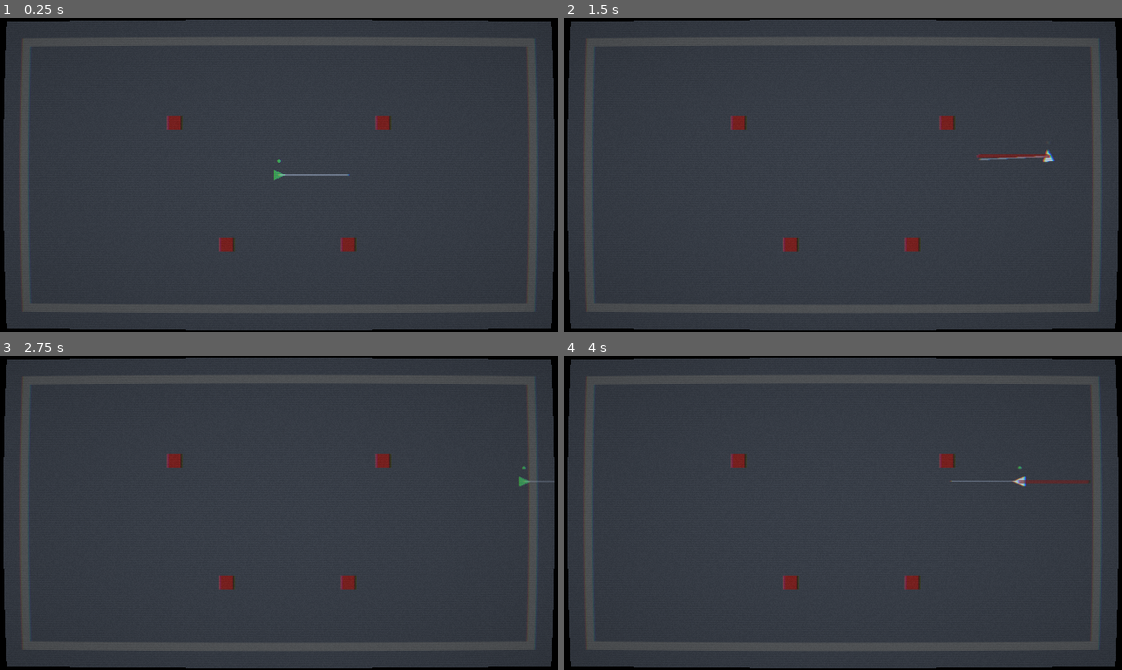
Above: before the commit, frames 1-4 (two rows, left to right).
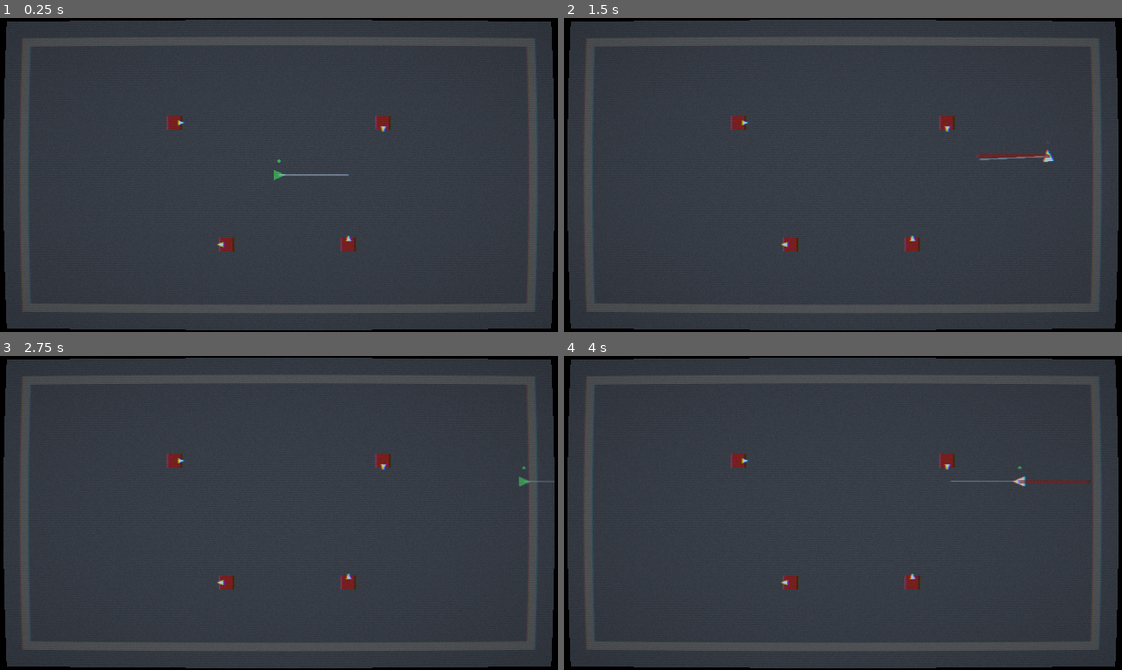
Above: after the commit, the same moments.

Repository: artemiiShabanov/slash-dash-slash
Game: Godot game, scene res://scenes/demos/m3_combat_demo.tscn
Same seed, same stepped clock (60 frames per second), same inputs: the game is played once before the commit and once after it.
Inputs (mouse positions are in pixels of both pictures, inside the frame that each line leads up to):
- Up to frame 1 (0.25 s): no input
- Up to frame 2 (1.5 s): tap Enter at 0.5 s; move the mouse to (965, 159) at 0.52 s; hold D 0.53-1.25 s; click (965, 159) at 0.67 s; tap Space at 0.77 s; drag from (731, 190) to (949, 121) at 1.27 s
- Up to frame 3 (2.75 s): move the mouse to (334, 443) at 2.02 s; hold D from 2.03 s (still down)
- Up to frame 4 (4 s): release D at 2.75 s; tap Space at 2.75, 3.77 s; drag from (815, 575) to (949, 459) at 2.77 s; move the mouse to (1010, 560) at 3.52 s; hold A from 3.53 s (still down)

The runs differ from the first frame. In frame 1, less than 0.1% of the frame differs, in the area x 31-70%, y 32-74%; in frame 2, less than 0.1%; in frame 3, less than 0.1%; in frame 4, less than 0.1%.

Commit message:
Ship armor_direction spec (M3)
Enemies now have a facing direction and front/back armor. The angle
between dash direction and enemy facing decides which armor applies:
hits from behind take more damage, hits from the front take less.
Approach angle becomes a real skill axis.

- DummyEnemy gains @exports: facing (Vector2), armor_front, armor_back
  (both float, 0..1 damage reduction). Real enemies will source these
  from an EnemyStats resource in M4
- take_dash_hit now: dot = dash_direction.dot(facing); dot > 0 means
  hit from behind (back armor); else front. final_damage =
  maxi(0, roundi(damage * (1 - armor)))
- Visible facing arrow Polygon2D protrudes past the body so the
  player can read enemy orientation at a glance; rotated to match
  facing in _ready
- Flash colors split by side: front = mild brighten ("deflected"),
  back = strong overbright ("vulnerable"). Same dummy sprite, two
  reads
- M3 combat demo updated: four dummies face right / down / left / up
  so the player can experiment with approach vectors
- Default armor_front=0.9 means a 1-damage hit from front rounds to 0;
  back hits land for the full 1. Granularity improves once M5 sword
  stats raise base damage

Spec at specs/armor_direction.md (Shipped).

Co-Authored-By: Claude Opus 4.7 (1M context) <noreply@anthropic.com>

Diff:
--- a/slash-dash-slash/scenes/demos/m3_combat_demo.tscn
+++ b/slash-dash-slash/scenes/demos/m3_combat_demo.tscn
@@ -53,12 +53,15 @@
 
 [node name="DummyB" parent="Enemies" instance=ExtResource("3_dummy")]
 position = Vector2(120, -60)
+facing = Vector2(0, 1)
 
 [node name="DummyC" parent="Enemies" instance=ExtResource("3_dummy")]
 position = Vector2(-60, 80)
+facing = Vector2(-1, 0)
 
 [node name="DummyD" parent="Enemies" instance=ExtResource("3_dummy")]
 position = Vector2(80, 80)
+facing = Vector2(0, -1)
 
 [node name="Player" parent="." instance=ExtResource("1_player")]
 
@@ -69,5 +72,7 @@
 anchors_preset = 15
 anchor_right = 1.0
 anchor_bottom = 1.0
+grow_horizontal = 2
+grow_vertical = 2
 mouse_filter = 2
 script = ExtResource("2_overlay")
--- a/slash-dash-slash/scenes/dummy_enemy.tscn
+++ b/slash-dash-slash/scenes/dummy_enemy.tscn
@@ -14,5 +14,12 @@
 polygon = PackedVector2Array(-8, -8, 8, -8, 8, 8, -8, 8)
 color = Color(0.65, 0.16, 0.13, 1)
 
+[node name="Arrow" type="Polygon2D" parent="."]
+; Triangle pointing right when rotation = 0; tip protrudes past the body so
+; the facing direction is readable at a glance. _ready rotates this to match
+; the `facing` export.
+polygon = PackedVector2Array(4, -3, 11, 0, 4, 3)
+color = Color(0.96, 0.97, 0.92, 1)
+
 [node name="CollisionShape2D" type="CollisionShape2D" parent="."]
 shape = SubResource("cs_dummy")
--- a/slash-dash-slash/scripts/dummy_enemy.gd
+++ b/slash-dash-slash/scripts/dummy_enemy.gd
@@ -1,12 +1,28 @@
 extends Area2D
 class_name DummyEnemy
 
-## Placeholder enemy for the M3 hit-detection smoke test.
-## Replaced by real enemy specs in M4.
+## Placeholder enemy for the M3 combat smoke test.
+## Replaced by real enemy specs in M4 (will use an EnemyStats resource for
+## these fields instead of per-instance @exports).
+
+const FLASH_FRONT: Color = Color(1.3, 1.3, 1.3, 1.0)
+const FLASH_BACK: Color = Color(3.0, 3.0, 3.0, 1.0)
+const FLASH_FADE_DURATION: float = 0.15
 
 @export var max_health: int = 3
 
+## Direction this enemy is facing. The dash-direction-vs-facing dot product
+## decides whether incoming damage applies front_armor or back_armor.
+@export var facing: Vector2 = Vector2.RIGHT
+
+## Damage reduction in [0, 1] when hit from the front.
+@export_range(0.0, 1.0) var armor_front: float = 0.9
+
+## Damage reduction in [0, 1] when hit from the back.
+@export_range(0.0, 1.0) var armor_back: float = 0.0
+
 @onready var visual: Polygon2D = $Visual
+@onready var arrow: Polygon2D = $Arrow
 
 var health: int = 0
 var _flash_tween: Tween = null
@@ -15,18 +31,24 @@
 	add_to_group("enemy")
 	health = max_health
 	visual.modulate = Color(1, 1, 1, 1)
+	# Orient the visible facing arrow.
+	if facing.length() > 0.0:
+		arrow.rotation = facing.angle()
 
-## Player calls this on contact during a slash dash. Armor logic will live
-## here (per `armor-direction`) but for now we just subtract.
-func take_dash_hit(damage: int, _dash_direction: Vector2) -> void:
-	health -= damage
-	_flash()
+## Player calls this on contact during a slash dash. Side is decided by the
+## sign of the dot product between the dash direction and the enemy's facing.
+func take_dash_hit(damage: int, dash_direction: Vector2) -> void:
+	var is_back_hit: bool = facing.length() > 0.0 and dash_direction.dot(facing) > 0.0
+	var armor: float = armor_back if is_back_hit else armor_front
+	var final_damage: int = maxi(0, roundi(float(damage) * (1.0 - armor)))
+	health -= final_damage
+	_flash(FLASH_BACK if is_back_hit else FLASH_FRONT)
 	if health <= 0:
 		queue_free()
 
-func _flash() -> void:
+func _flash(color: Color) -> void:
 	if _flash_tween != null and _flash_tween.is_valid():
 		_flash_tween.kill()
-	visual.modulate = Color(2.5, 2.5, 2.5, 1)
+	visual.modulate = color
 	_flash_tween = create_tween()
-	_flash_tween.tween_property(visual, "modulate", Color(1, 1, 1, 1), 0.15)
+	_flash_tween.tween_property(visual, "modulate", Color(1, 1, 1, 1), FLASH_FADE_DURATION)
Not shown, added: specs/armor_direction.md
